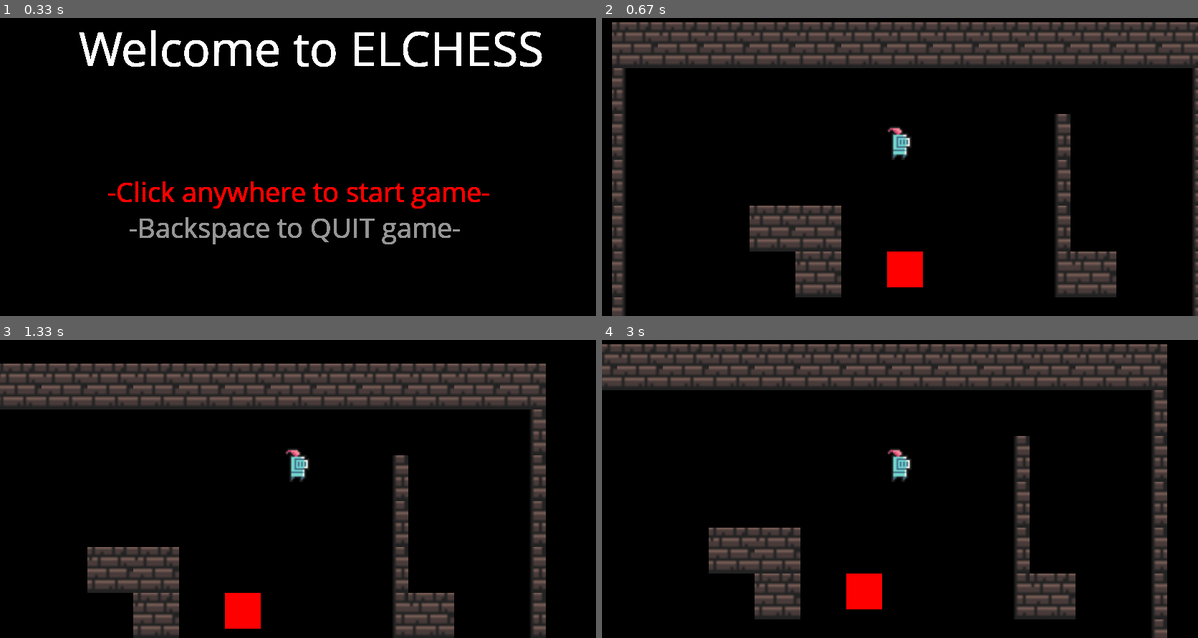
Above: before the commit, frames 1-4 (two rows, left to right).
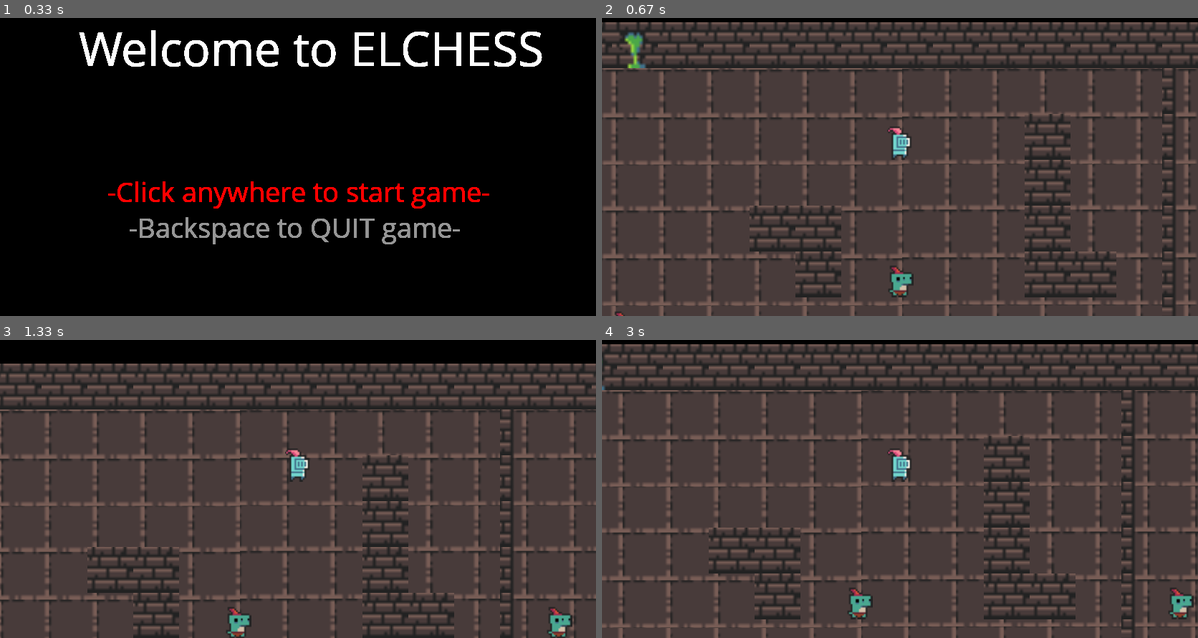
Above: after the commit, the same moments.

Repository: kobemaristela/ElChess
Game: pygame game, started from Map/rpg_game.py
The game is run twice, just before and just after one commit, with the same random seed, the same clock (stepped at 60 frames per second) and the same inputs.
Inputs (mouse positions are in pixels of both pictures, inside the frame that each line leads up to):
- Up to frame 1 (0.33 s): no input
- Up to frame 2 (0.67 s): click (900, 137) at 0.38 s
- Up to frame 3 (1.33 s): hold Right 0.67-1.13 s; hold Up from 1.17 s (still down)
- Up to frame 4 (3 s): release Up at 1.47 s; hold Right 1.5-1.97 s; hold Left 2-2.53 s; hold Down 2.57-2.87 s; hold Left from 2.9 s (still down)

Frame 1 is identical in both runs. In frame 2, 76% of the frame differs, in the area x 0-100%, y 1-100%; in frame 3, 71%; in frame 4, 77%.

Commit message:
Expanded Map & fixed floor bugs

Diff:
--- a/Map/map_constants.py
+++ b/Map/map_constants.py
@@ -4,20 +4,43 @@
 BLACK, WHITE = (0, 0, 0), (255, 255, 255)
 RED = (255, 0, 0)
 GRAY = (150, 150, 150)
+BROWN = (139, 105, 105)
 
 RPG_MAP = [
-['w', 'w', 'w', 'w', 'w', 'w', 'w', 'w', 'w', 'w', 'w', 'w', 'w'],
-['l', ' ', ' ', ' ', ' ', ' ', ' ', ' ', ' ', ' ', ' ', ' ', 'r'],
-['l', ' ', ' ', ' ', ' ', ' ', 'p', ' ', ' ', 'r', ' ', ' ', 'r'],
-['l', ' ', ' ', ' ', ' ', ' ', ' ', ' ', ' ', 'r', ' ', ' ', 'r'],
-['l', ' ', ' ', 'w', 'w', ' ', ' ', ' ', ' ', 'r', ' ', ' ', 'r'],
-['l', ' ', ' ', ' ', 'w', ' ', 'M', ' ', ' ', 'r', 'w', ' ', 'r'],
-['l', ' ', ' ', ' ', ' ', ' ', ' ', ' ', ' ', ' ', ' ', ' ', 'r'],
-['l', ' ', ' ', ' ', ' ', ' ', 'w', 'w', 'l', ' ', ' ', ' ', 'r'],
-['l', ' ', 'w', 'w', 'l', ' ', ' ', ' ', 'l', ' ', 'w', 'w', 'r'],
-['l', ' ', ' ', 'B', 'l', ' ', ' ', ' ', 'l', ' ', ' ', ' ', 'r'],
-['l', ' ', ' ', ' ', 'l', ' ', ' ', ' ', ' ', ' ', ' ', ' ', 'r'],
-['l', ' ', ' ', ' ', 'l', ' ', ' ', ' ', 'M', 'l', 'w', ' ', 'r'],
-['l', ' ', ' ', 'w', ' ', ' ', ' ', ' ', ' ', 'l', ' ', ' ', 'r'],
-['w', 'w', 'w', 'w', 'w', 'w', 'w', 'w', 'w', 'w', 'w', 'w', 'w']
+['w','w','g','w','w','w','w','w','w','w','w','w','w','w','w','w','w','w','w','w','w','w','w','w','w','w','l'],
+['l',' ',' ',' ',' ',' ',' ',' ',' ',' ',' ',' ',' ',' ','l',' ',' ','r',' ',' ',' ',' ',' ',' ',' ',' ','l'],
+['l',' ',' ',' ',' ',' ',' ',' ','p',' ',' ','w',' ',' ','l',' ',' ','r',' ',' ',' ',' ',' ',' ',' ',' ','l'],
+['l',' ',' ',' ',' ',' ',' ',' ',' ',' ',' ','w',' ',' ','l',' ',' ','r',' ','B',' ',' ',' ',' ',' ',' ','l'],
+['l',' ',' ',' ',' ','w','w',' ',' ',' ',' ','w',' ',' ','l',' ',' ','r',' ',' ',' ',' ',' ',' ',' ',' ','l'],
+['l',' ',' ',' ',' ',' ','w',' ','M',' ',' ','w','w',' ','l','M',' ','r',' ',' ',' ',' ',' ',' ',' ',' ','l'],
+['l',' ','M',' ',' ',' ',' ',' ',' ',' ',' ',' ',' ',' ','l',' ',' ','w','w','w',' ',' ',' ',' ',' ',' ','l'],
+['l',' ',' ',' ',' ',' ',' ',' ','g','w','l',' ',' ',' ','l',' ',' ',' ',' ','r',' ',' ',' ',' ',' ',' ','l'],
+['w','w','d','w','w','w','w',' ',' ',' ','l',' ','w','w','l',' ',' ',' ',' ','r','w',' ',' ',' ',' ',' ','l'],
+['l',' ',' ',' ',' ',' ','w',' ',' ',' ','l',' ',' ',' ','l',' ',' ',' ',' ',' ','r','w',' ',' ',' ',' ','l'],
+['l',' ',' ',' ',' ',' ','w',' ',' ','M',' ',' ',' ',' ','l',' ',' ',' ',' ',' ',' ','r','w',' ',' ',' ','l'],
+['l',' ',' ',' ','M',' ','w',' ',' ',' ',' ','r',' ',' ','l',' ',' ',' ',' ',' ',' ',' ',' ',' ',' ',' ','l'],
+['l',' ',' ',' ',' ','w','w',' ',' ',' ',' ','r',' ','M','l',' ',' ',' ',' ',' ',' ',' ',' ',' ',' ',' ','l'],
+['w','g','w','w','w','w','g','w','w','w','w','w','w','d','l',' ',' ',' ',' ',' ',' ',' ',' ',' ',' ',' ','l'],
+['l',' ',' ',' ',' ',' ',' ',' ',' ',' ',' ',' ',' ',' ','l',' ',' ',' ',' ',' ',' ',' ',' ',' ',' ',' ','l'],
+['l',' ',' ',' ',' ',' ',' ',' ',' ',' ',' ',' ',' ',' ','l',' ',' ',' ',' ',' ',' ',' ',' ',' ',' ',' ','l'],
+['l',' ',' ',' ',' ',' ',' ',' ',' ',' ',' ',' ',' ',' ','l',' ',' ',' ',' ',' ',' ',' ',' ',' ',' ',' ','l'],
+['l',' ',' ',' ',' ',' ',' ',' ',' ',' ',' ',' ',' ',' ','l',' ',' ',' ',' ',' ',' ',' ',' ',' ',' ',' ','l'],
+['l',' ',' ',' ',' ',' ',' ',' ',' ',' ',' ','w',' ',' ','w','w','w','w','d','w','w','w','w','w','w','w','l'],
+['l',' ',' ',' ',' ',' ',' ',' ',' ',' ','g','w','g',' ','l',' ',' ',' ',' ',' ',' ',' ',' ',' ',' ',' ','l'],
+['l',' ',' ',' ',' ',' ',' ',' ',' ',' ',' ','w',' ',' ','l',' ',' ',' ',' ',' ',' ',' ',' ',' ',' ',' ','l'],
+['l',' ',' ','M',' ',' ',' ',' ',' ',' ',' ',' ',' ',' ','l',' ',' ',' ',' ',' ',' ',' ',' ',' ',' ',' ','l'],
+['l',' ',' ',' ',' ',' ',' ',' ',' ',' ',' ',' ',' ',' ','l',' ',' ',' ',' ',' ',' ',' ',' ',' ',' ',' ','l'],
+['l',' ',' ',' ',' ','w',' ',' ',' ',' ',' ',' ',' ',' ','l',' ',' ',' ',' ',' ',' ',' ',' ',' ',' ',' ','l'],
+['l',' ',' ',' ',' ','w',' ',' ',' ',' ',' ',' ',' ',' ','l',' ',' ',' ',' ',' ',' ',' ',' ',' ',' ',' ','l'],
+['l',' ',' ',' ',' ','w',' ',' ',' ',' ',' ',' ',' ',' ','l',' ',' ',' ',' ',' ',' ',' ',' ',' ',' ',' ','l'],
+['l',' ',' ','g','w','w','g',' ',' ',' ',' ',' ',' ',' ','l',' ',' ',' ',' ',' ',' ',' ',' ',' ',' ',' ','l'],
+['l',' ',' ',' ',' ',' ',' ',' ',' ',' ',' ',' ',' ',' ','l',' ',' ',' ',' ',' ',' ',' ',' ',' ',' ',' ','l'],
+['l',' ',' ',' ',' ',' ',' ',' ',' ',' ',' ',' ',' ','w','l',' ',' ',' ',' ',' ',' ',' ',' ',' ',' ',' ','l'],
+['l',' ',' ',' ','w',' ',' ',' ',' ',' ',' ',' ','w','l',' ',' ',' ',' ',' ',' ',' ',' ',' ',' ',' ',' ','l'],
+['l',' ',' ',' ',' ','w',' ',' ',' ',' ',' ',' ','w','l',' ',' ',' ',' ',' ',' ',' ',' ',' ',' ',' ',' ','l'],
+['l',' ',' ',' ',' ',' ','w',' ',' ',' ',' ','g','w','l',' ',' ',' ',' ',' ',' ',' ',' ',' ',' ',' ',' ','l'],
+['l',' ',' ',' ','g','w',' ',' ',' ',' ',' ',' ',' ',' ',' ',' ',' ',' ',' ',' ',' ',' ',' ',' ',' ',' ','l'],
+['l',' ',' ',' ',' ',' ',' ',' ',' ',' ',' ',' ',' ',' ',' ',' ',' ',' ',' ',' ',' ',' ',' ',' ',' ',' ','l'],
+['l',' ',' ',' ',' ',' ',' ',' ',' ',' ',' ',' ',' ',' ',' ',' ',' ',' ',' ',' ',' ',' ',' ',' ',' ',' ','l'],
+['w','w','g','w','w','w','w','w','w','w','w','w','w','w','w','w','w','w','w','w','w','w','w','w','w','w','l']
 ]
--- a/Map/map_tiles.py
+++ b/Map/map_tiles.py
@@ -12,13 +12,15 @@
             self.image = pygame.image.load('./Graphics-Audio/wall_left.png').convert_alpha()
         elif type == 'right':
             self.image = pygame.image.load('./Graphics-Audio/wall_right.png').convert_alpha()
+        elif type == 'goo':
+            self.image = pygame.image.load('./Graphics-Audio/wall_goo.png').convert_alpha()
         self.rect = self.image.get_rect(topleft = position)
 
-# class Floor(pygame.sprite.Sprite):
-#     def __init__(self, position, groups):
-#         super().__init__(groups)
-#         self.image = pygame.image.load('./Graphics & Audio/floor.png').convert_alpha()
-#         self.rect = self.image.get_rect(topleft = position)
+class Door(pygame.sprite.Sprite):
+   def __init__(self, position, groups):
+        super().__init__(groups)
+        self.image = pygame.image.load('./Graphics-Audio/door.png').convert_alpha()
+        self.rect = self.image.get_rect(topleft = position)
 
 class Boss(pygame.sprite.Sprite):
     def __init__(self, position, groups):
@@ -33,7 +35,7 @@
         self.rect = self.image.get_rect(topleft = position)
 
         self.direction = pygame.math.Vector2()
-        self.speed = 3
+        self.speed = 5
 
     def keyboard_input(self):
         key_pressed = pygame.key.get_pressed()
@@ -105,6 +107,10 @@
                     Wall((x, y), [self.visible_sprites, self.obstacle_sprites], 'left')
                 elif col == 'r':
                     Wall((x, y), [self.visible_sprites, self.obstacle_sprites], 'right')
+                elif col == 'g':
+                    Wall((x, y), [self.visible_sprites, self.obstacle_sprites], 'goo')
+                elif col == 'd':
+                    Door((x, y), [self.visible_sprites, self.obstacle_sprites])
                 elif col == 'p':
                     self.player = Hero((x, y), [self.visible_sprites], 'bob')
                 elif col == 'B':
@@ -122,10 +128,17 @@
         self.display_screen = pygame.display.get_surface()
         self.vector_to_keep_player_center = pygame.math.Vector2()
 
+        # instantiate floor
+        self.floor_surf = pygame.image.load('./Graphics-Audio/Floor.png').convert()
+        self.floor_rect = self.floor_surf.get_rect(topleft = (0, 0))
+
     def center_camera_draw(self, player):
         self.vector_to_keep_player_center.x = player.rect.centerx - (WIDTH // 2)
         self.vector_to_keep_player_center.y = player.rect.centery - (HEIGHT // 2)
 
+        floor_pos = self.floor_rect.topleft - self.vector_to_keep_player_center
+        self.display_screen.blit(self.floor_surf, floor_pos)
+
         for sprite in self.sprites():
             camera_position = sprite.rect.topleft - self.vector_to_keep_player_center
             self.display_screen.blit(sprite.image, camera_position)
--- a/Map/monster.py
+++ b/Map/monster.py
@@ -17,8 +17,8 @@
         super().__init__(groups)
         self.level = level
         self.hp = hp
-        self.image = pygame.Surface((50, 50))
-        self.image.fill((255, 0, 0))
+        self.image = pygame.image.load('./Graphics-Audio/lizard_monster.png').convert_alpha()
+        #self.image.fill((255, 0, 0))
         self.rect = self.image.get_rect(topleft = position)
 
     def __str__(self):
Binary file added: Graphics-Audio/Floor.png
Binary file added: Graphics-Audio/door.png
Binary file added: Graphics-Audio/lizard_monster.png
Binary file added: Graphics-Audio/wall_goo.png
